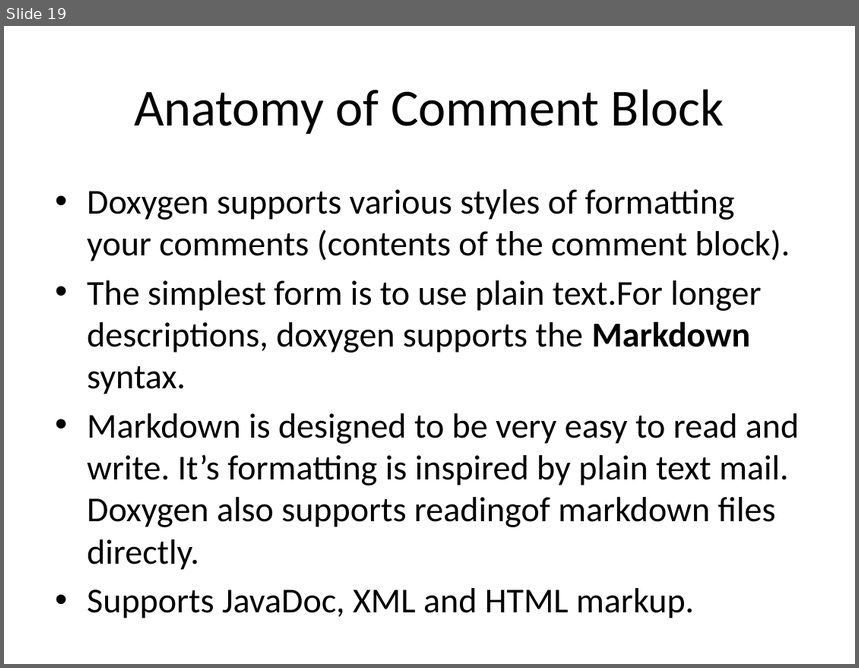
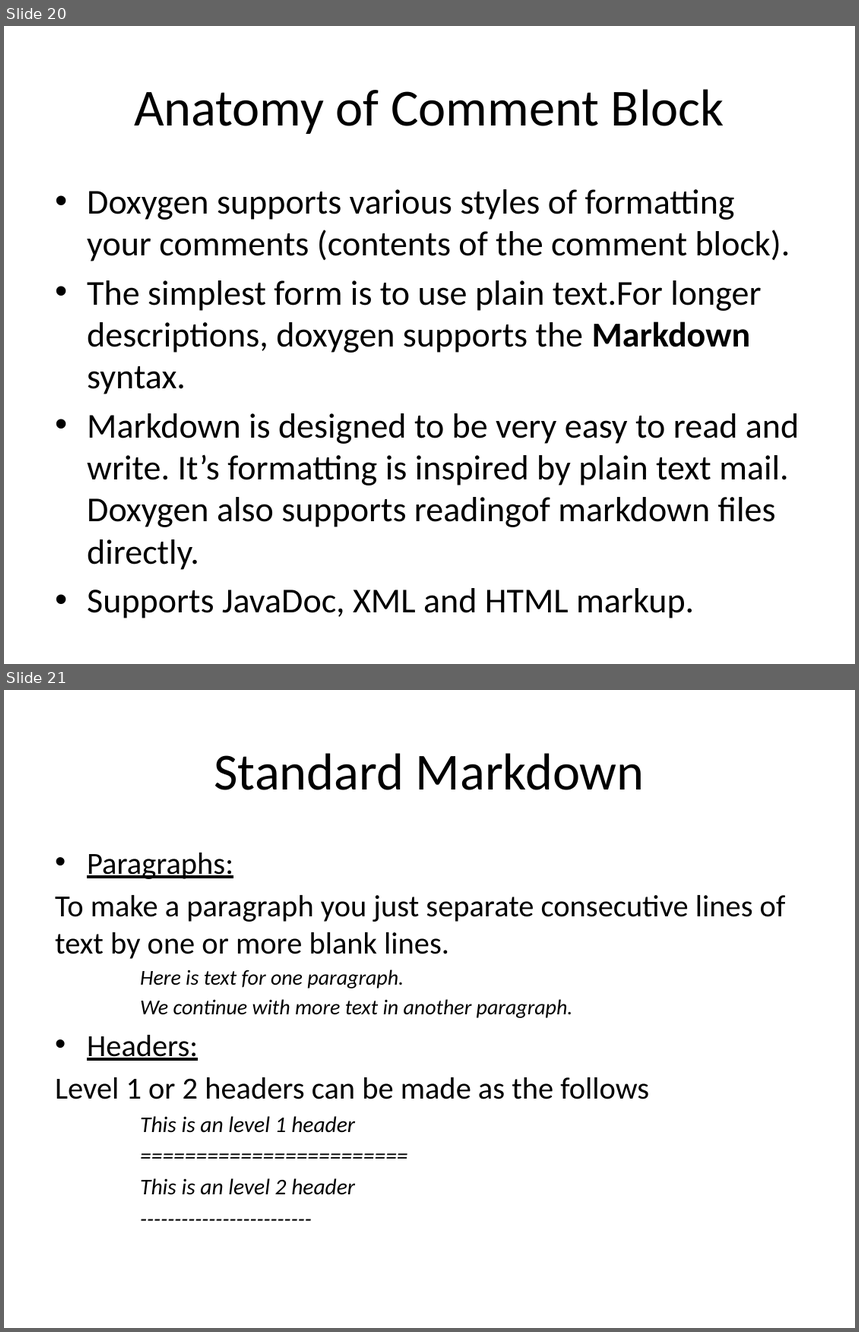
Before and after one commit to rongpt/trygit, a slide deck: Doxygen.pptx. Shown one above the other, each under a label of ours: slide 19 before the commit, slides 20 and 21 after it. The pictures are 859x668 and 859x1332 pixels, drawn with LibreOffice and Linux fonts; fonts in the diff are those of the drawing. Boxes give left, top, right and bottom in pixels: in the first picture for what was removed or moved away, otherwise in the second. Text is boxed around its words. In the diff, an @@ line names an element or a change of style, - is before the commit and + after.

```diff
--- a/Doxygen.pptx
+++ b/Doxygen.pptx
@@ slide 21 added at (4,690,855,1328), background #FFFFFF @@
@@ title added at (215,753,645,790), 44 pt, text #000000 @@
+Standard Markdown
@@ text added at (55,853,786,1195), 26 pt, text #000000, italic @@
+• Paragraphs:
+To make a paragraph you just separate consecutive lines of text by one or more blank lines.
+Here is text for one paragraph.
+We continue with more text in another paragraph.
+• Headers:
+Level 1 or 2 headers can be made as the follows
+This is an level 1 header
+========================
+This is an level 2 header
+-------------------------
@@ what was slide 19 is now slide 20 @@
```
Also in this commit, not shown: 4 slides changed, 7 other slides added, 1 slide removed.
